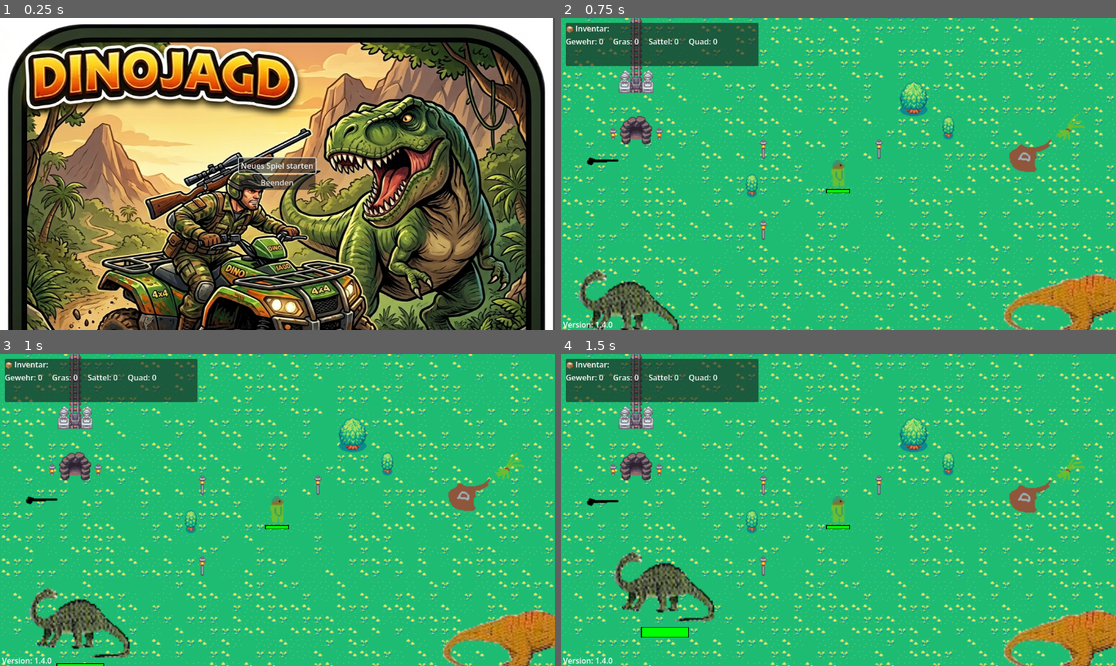
Above: before the commit, frames 1-4 (two rows, left to right).
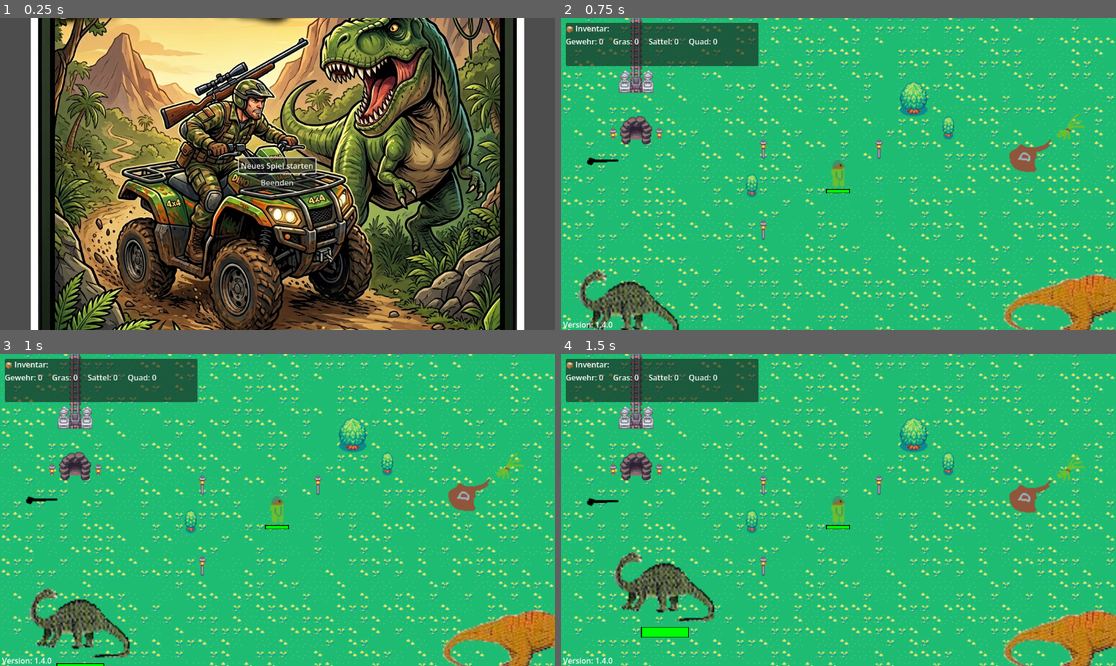
Above: after the commit, the same moments.

Repository: twiederk/Dinojagd
Game: Godot game, scene res://scenes/ui/start_menu.tscn
Two runs of this game, one before a commit and one after it. Both use one fixed random seed, a clock stepped at 60 frames per second and the inputs below.
Inputs:
- Up to frame 1 (0.25 s): no input
- Up to frame 2 (0.75 s): click "Neues Spiel starten" at 0.5 s
- Up to frame 3 (1 s): no input
- Up to frame 4 (1.5 s): tap Enter (ui_accept) at 1.25 s; hold E (interact) from 1.28 s (still down)

The runs differ from the first frame. In frame 1, 90% of the frame differs, in the area x 0-100%, y 0-100%; in frame 2, nothing differs; in frame 3, nothing differs; in frame 4, nothing differs.

Commit message:
Centered title image

Diff:
--- a/sourcecode/project.godot
+++ b/sourcecode/project.godot
@@ -19,6 +19,10 @@
 [autoload]
 
 Constants="res://scripts/constants.gd"
+
+[display]
+
+window/size/mode=4
 
 [input]
 
--- a/sourcecode/scenes/ui/start_gui.tscn
+++ b/sourcecode/scenes/ui/start_gui.tscn
@@ -1,9 +1,8 @@
-[gd_scene format=3 uid="uid://bskj0cyrtgd55"]
+[gd_scene format=3 uid="uid://cuag5igh3faeg"]
 
 [ext_resource type="Script" uid="uid://r8osq8f70512" path="res://scenes/ui/start_gui.gd" id="1_4pnpy"]
-[ext_resource type="PackedScene" path="res://scenes/ui/start_menu.tscn" id="1_6wt33"]
+[ext_resource type="PackedScene" uid="uid://dft8xs3neo5gg" path="res://scenes/ui/start_menu.tscn" id="1_6wt33"]
 [ext_resource type="PackedScene" uid="uid://bpkpuwnv5gy7d" path="res://scenes/ui/version_widget.tscn" id="2_g8wtb"]
-
 
 [node name="StartGUI" type="CanvasLayer" unique_id=999579072]
 script = ExtResource("1_4pnpy")
--- a/sourcecode/scenes/ui/start_menu.gd
+++ b/sourcecode/scenes/ui/start_menu.gd
@@ -2,7 +2,6 @@
 extends Control
 
 @onready var start_button = $CenterContainer/VBoxContainer/StartButton
-@onready var load_button = $CenterContainer/VBoxContainer/LoadButton
 
 
 func _ready():
--- a/sourcecode/scenes/ui/start_menu.tscn
+++ b/sourcecode/scenes/ui/start_menu.tscn
@@ -12,12 +12,6 @@
 grow_vertical = 2
 script = ExtResource("1_jwbto")
 
-[node name="TextureRect" type="TextureRect" parent="." unique_id=333725057]
-layout_mode = 0
-offset_right = 1148.0
-offset_bottom = 1024.0
-texture = ExtResource("2_t8pa5")
-
 [node name="CenterContainer" type="CenterContainer" parent="." unique_id=161630434]
 layout_mode = 1
 anchors_preset = 15
@@ -25,6 +19,10 @@
 anchor_bottom = 1.0
 grow_horizontal = 2
 grow_vertical = 2
+
+[node name="TextureRect" type="TextureRect" parent="CenterContainer" unique_id=333725057]
+layout_mode = 2
+texture = ExtResource("2_t8pa5")
 
 [node name="VBoxContainer" type="VBoxContainer" parent="CenterContainer" unique_id=357509823]
 layout_mode = 2
--- a/sourcecode/scripts/main.gd
+++ b/sourcecode/scripts/main.gd
@@ -12,9 +12,6 @@
 
 
 func _ready() -> void:
-	if not OS.has_feature("editor"):
-		get_window().mode = Window.MODE_EXCLUSIVE_FULLSCREEN
-
 	if player and hud:
 		player.item_collected.connect(_on_player_item_collected)
 		player.health_changed.connect(_on_player_health_changed)
